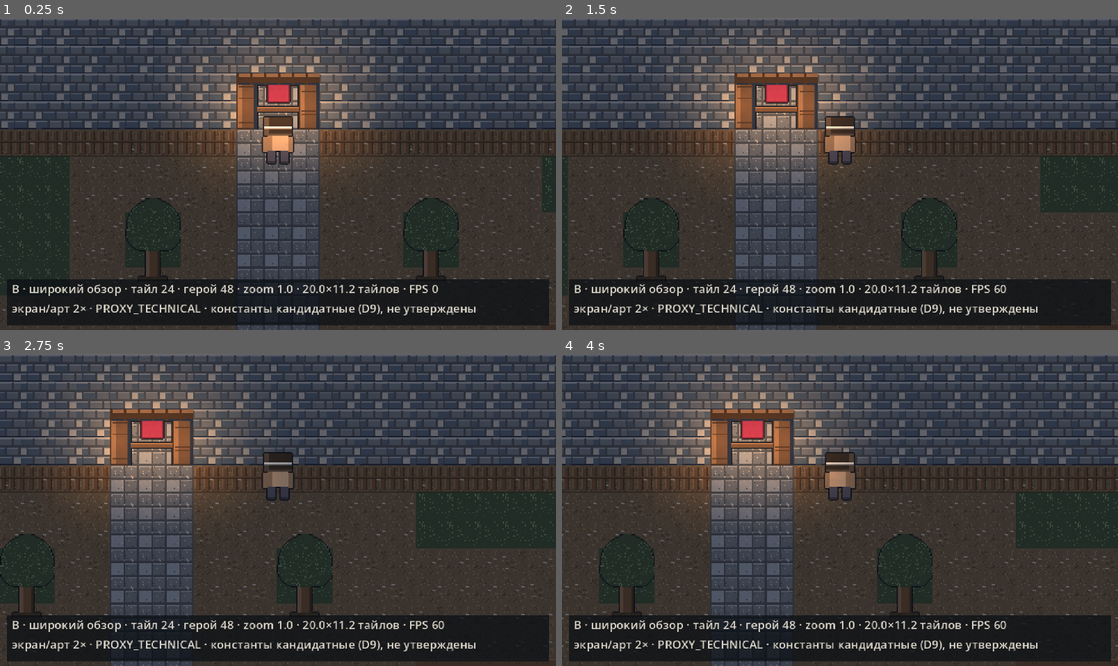
Above: before the commit, frames 1-4 (two rows, left to right).
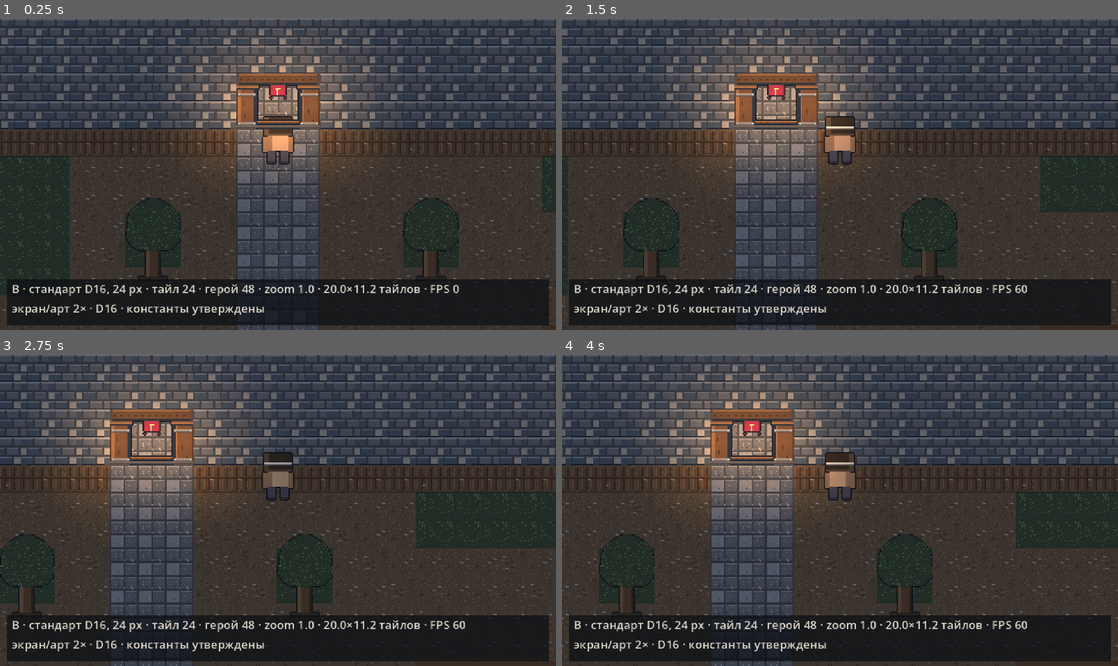
Above: after the commit, the same moments.

Repository: alfuwerce-art/rogalik
Game: Godot game, scene res://scenes/location.tscn
The game is run twice, just before and just after one commit, with the same random seed, the same clock (stepped at 60 frames per second) and the same inputs.
Inputs (mouse positions are in pixels of both pictures, inside the frame that each line leads up to):
- Up to frame 1 (0.25 s): no input
- Up to frame 2 (1.5 s): tap Enter at 0.5 s; move the mouse to (962, 158) at 0.52 s; hold D 0.53-1.25 s; tap B at 0.6 s; click (962, 158) at 0.67 s; tap Space at 0.77 s; drag from (728, 189) to (812, 236) at 1.27 s
- Up to frame 3 (2.75 s): tap Space at 2 s; move the mouse to (333, 441) at 2.02 s; hold D from 2.03 s (still down); tap E at 2.1 s
- Up to frame 4 (4 s): release D at 2.75 s; drag from (812, 572) to (673, 463) at 2.77 s; tap Enter at 3.5 s; move the mouse to (1006, 556) at 3.52 s; hold A from 3.53 s (still down); tap G at 3.6 s; tap Space at 3.77 s

The runs differ from the first frame. In frame 1, 3.7% of the frame differs, in the area x 5-86%, y 17-96%; in frame 2, 3.7%; in frame 3, 3.7%; in frame 4, 3.7%.

Commit message:
feat(stage2): approve pixel constants (D16) and first pixel pass on the gate (task 2.3)
D16: the owner approved profile B as the production pixel standard - tile 24 px,
hero 48 px, camera zoom 1.0, 4 directions, 480x270 logical, 960x540 test window
(2x). D9 stays in the journal with a note that its deferred choice is fulfilled.
PixelProfiles now exposes APPROVED_ID/approved, the default run prints
CONSTANTS ... status=APPROVED source=D16, and profiles A/C are diagnostic only.

Gate art rebuilt on the 24 px grid: beam with a carved band and iron end caps,
posts with capitals, bolted iron bands and stone footings, banner with a V-notch
and a gold mark, stone sill. Size (72x48), post width (18 px), the passage,
post collisions, overhead fade and the night lighting are unchanged. Gate is
ASSET_DRAFT, location remains a candidate (D10).

Verified: 4/4 scripts valid, headless import clean, GATE_ENTERED +
OVERHEAD_FADE + PLAYER_BLOCKED collider=Obstacles on the centre pass,
PLAYER_BLOCKED collider=GatePostLeft on the diagonal into the post, pixel check
0/108480 mixed blocks on the after and under-arch frames, 177-181 fps.

Report: reports/stage2_task23_report.md

Diff:
--- a/game/prototype/scripts/world/location.gd
+++ b/game/prototype/scripts/world/location.gd
@@ -78,6 +78,12 @@
 	_profile = PixelProfiles.get_profile(requested)
 	_tile_px = int(_profile["tile_px"])
 	print(PixelProfiles.describe(_profile))
+	print(PixelProfiles.constants_summary(_profile))
+	if not PixelProfiles.is_approved(_profile):
+		print(
+			"DIAGNOSTIC_PROFILE id=%s: профиль не является стандартом D16 и не используется для производства арта"
+			% _profile["id"]
+		)
 
 	_build_layers()
 	_spawn_player()
@@ -227,8 +233,13 @@
 	var post_w := tile * 0.75
 	var gate_h := tile * float(LocationLayout.GATE_SIZE_CELLS.y)
 	var gate_left := Vector2(LocationLayout.GATE_CELL) * tile
-	_add_static_rect(Vector2(gate_left.x + post_w * 0.5, gate_left.y + gate_h * 0.5), Vector2(post_w, gate_h))
 	_add_static_rect(
+		"GatePostLeft",
+		Vector2(gate_left.x + post_w * 0.5, gate_left.y + gate_h * 0.5),
+		Vector2(post_w, gate_h)
+	)
+	_add_static_rect(
+		"GatePostRight",
 		Vector2(gate_left.x + tile * float(LocationLayout.GATE_SIZE_CELLS.x) - post_w * 0.5, gate_left.y + gate_h * 0.5),
 		Vector2(post_w, gate_h)
 	)
@@ -245,6 +256,7 @@
 		overhead.add_child(tree)
 		# Ствол перекрывает перемещение, крона — нет.
 		_add_static_rect(
+			"TreeTrunk_%d_%d" % [cell.x, cell.y],
 			Vector2(cell.x + 1.0, cell.y + 0.62) * tile,
 			Vector2(tile * 0.7, tile * 0.6)
 		)
@@ -275,8 +287,9 @@
 	print("GATE_ENTERED body=%s x=%.1f y=%.1f" % [body.name, body.global_position.x, body.global_position.y])
 
 
-func _add_static_rect(center: Vector2, size: Vector2) -> void:
+func _add_static_rect(node_name: String, center: Vector2, size: Vector2) -> void:
 	var body := StaticBody2D.new()
+	body.name = node_name
 	body.collision_layer = 1
 	body.collision_mask = 0
 	var shape := CollisionShape2D.new()
--- a/game/prototype/scripts/world/pixel_profiles.gd
+++ b/game/prototype/scripts/world/pixel_profiles.gd
@@ -1,11 +1,15 @@
 class_name PixelProfiles
 extends RefCounted
-## Кандидатные пиксельные константы для решения D9 (Этап 2, задача 2.1).
+## Пиксельные константы локации (Этап 2).
 ##
-## ВАЖНО: ни один набор НЕ утверждён владельцем. Значения остаются TEMPORARY,
-## пока владелец не выберет вариант (D9). Наборы отличаются размером тайла,
-## высотой спрайта героя и масштабом камеры; сетка кадров и игровое разрешение
-## остаются общими, поэтому кадры сравнения снимаются с одной и той же сцены.
+## Решением владельца **D16 (2026-10-25)** утверждён производственный стандарт —
+## профиль **B**: тайл 24 px, герой 48 px, камера zoom 1.0, 4 направления,
+## логическое разрешение 480×270 (тестовое окно 960×540, масштаб арта 2×).
+## Он используется при обычном запуске и является основным.
+##
+## Профили A (16 px / zoom 2) и C (32 px / zoom 1) сохранены только как
+## **диагностические**: они нужны для проверки поведения сетки и масштаба,
+## но для производства арта не используются (D16).
 ##
 ## Производные величины при окне 960x540 (масштаб окна x2, viewport 480x270):
 ##   пикселей экрана на пиксель арта = camera_zoom * WINDOW_SCALE (всегда целое);
@@ -14,13 +18,17 @@
 const VIEWPORT := Vector2i(480, 270)
 const WINDOW_SCALE := 2
 const HERO_FRAMES := 4
-const DEFAULT_ID := "b"
+## Утверждённый решением D16 профиль — основной игровой стандарт.
+const APPROVED_ID := "b"
+## Профиль обычного запуска: совпадает с утверждённым.
+const DEFAULT_ID := APPROVED_ID
 
 const PROFILES := [
 	{
 		"id": "a",
-		"label": "A · близкая камера, крупный пиксель (16 px)",
-		"short_label": "A · крупный пиксель",
+		"label": "A · диагностика: крупный пиксель (16 px)",
+		"short_label": "A · диагностика 16 px",
+		"approved": false,
 		"tile_px": 16,
 		"hero_height_px": 32,
 		"camera_zoom": 2.0,
@@ -32,8 +40,9 @@
 	},
 	{
 		"id": "b",
-		"label": "B · широкий обзор, средний пиксель (24 px)",
-		"short_label": "B · широкий обзор",
+		"label": "B · УТВЕРЖДЁННЫЙ СТАНДАРТ (D16): тайл 24 px",
+		"short_label": "B · стандарт D16, 24 px",
+		"approved": true,
 		"tile_px": 24,
 		"hero_height_px": 48,
 		"camera_zoom": 1.0,
@@ -45,8 +54,9 @@
 	},
 	{
 		"id": "c",
-		"label": "C · детальная графика, тайл 32 px",
-		"short_label": "C · детальная графика",
+		"label": "C · диагностика: детальная графика (32 px)",
+		"short_label": "C · диагностика 32 px",
+		"approved": false,
 		"tile_px": 32,
 		"hero_height_px": 64,
 		"camera_zoom": 1.0,
@@ -57,6 +67,10 @@
 		"gate": "res://art/props/gate_32.png",
 	},
 ]
+
+
+static func is_approved(profile: Dictionary) -> bool:
+	return bool(profile.get("approved", false))
 
 
 static func ids() -> PackedStringArray:
@@ -87,15 +101,37 @@
 static func describe(profile: Dictionary) -> String:
 	var tiles := visible_tiles(profile)
 	return (
-		"PROFILE_READY id=%s tile_px=%d hero_height_px=%d zoom=%.1f directions=%d visible_tiles=%.2fx%.2f screen_px_per_art_px=%d"
+		"PROFILE_READY id=%s approved=%s tile_px=%d hero_height_px=%d zoom=%.1f directions=%d visible_tiles=%.2fx%.2f screen_px_per_art_px=%d"
 		% [
 			profile["id"],
+			"YES" if is_approved(profile) else "NO (diagnostic)",
 			profile["tile_px"],
 			profile["hero_height_px"],
 			profile["camera_zoom"],
 			profile["directions"],
 			tiles.x,
 			tiles.y,
+			int(screen_px_per_art_px(profile)),
+		]
+	)
+
+
+## Строка подтверждения стандарта: печатается при запуске, чтобы проверка
+## не зависела от чтения кода.
+static func constants_summary(profile: Dictionary) -> String:
+	return (
+		"CONSTANTS profile=%s status=%s tile_px=%d hero_height_px=%d camera_zoom=%.1f directions=%d viewport=%dx%d window=%dx%d scale=%dx source=D16"
+		% [
+			profile["id"],
+			"APPROVED" if is_approved(profile) else "DIAGNOSTIC",
+			profile["tile_px"],
+			profile["hero_height_px"],
+			profile["camera_zoom"],
+			profile["directions"],
+			VIEWPORT.x,
+			VIEWPORT.y,
+			VIEWPORT.x * WINDOW_SCALE,
+			VIEWPORT.y * WINDOW_SCALE,
 			int(screen_px_per_art_px(profile)),
 		]
 	)
@@ -115,12 +151,15 @@
 			fps,
 		]
 	)
+	var scale_line := (
+		"экран/арт %d× · D16 · константы утверждены"
+		% int(screen_px_per_art_px(profile))
+		if is_approved(profile)
+		else "экран/арт %d× · ДИАГНОСТИЧЕСКИЙ профиль, не для арта (D16)" % int(screen_px_per_art_px(profile))
+	)
 	if probe:
 		return (
-			"%s\nПРОБА БОЕВОГО ПРОСТРАНСТВА · маркеры — PROXY_TECHNICAL, не враги и не механика\nромб 1.8т · круг 4.5т · крест 7т · экран/арт %d× · константы кандидатные (D9)"
-			% [first, int(screen_px_per_art_px(profile))]
+			"%s\nПРОБА БОЕВОГО ПРОСТРАНСТВА · маркеры — PROXY_TECHNICAL, не враги и не механика\n%s · ромб 1.8т · круг 4.5т · крест 7т"
+			% [first, scale_line]
 		)
-	return (
-		"%s\nэкран/арт %d× · PROXY_TECHNICAL · константы кандидатные (D9), не утверждены"
-		% [first, int(screen_px_per_art_px(profile))]
-	)
+	return "%s\n%s" % [first, scale_line]
--- a/game/prototype/scripts/world/player_world.gd
+++ b/game/prototype/scripts/world/player_world.gd
@@ -69,10 +69,15 @@
 	if _auto != Vector2.ZERO and not _blocked_reported and get_slide_collision_count() > 0:
 		if absf(global_position.x - _start.x) + absf(global_position.y - _start.y) > 4.0:
 			_blocked_reported = true
-			var normal := get_slide_collision(0).get_normal()
+			var collision := get_slide_collision(0)
+			var normal := collision.get_normal()
+			var collider := collision.get_collider()
+			var collider_name := "none"
+			if collider != null and collider is Node:
+				collider_name = (collider as Node).name
 			print(
-				"PLAYER_BLOCKED x=%.1f y=%.1f normal=(%.2f,%.2f)"
-				% [global_position.x, global_position.y, normal.x, normal.y]
+				"PLAYER_BLOCKED x=%.1f y=%.1f normal=(%.2f,%.2f) collider=%s"
+				% [global_position.x, global_position.y, normal.x, normal.y, collider_name]
 			)
 
 	_report_time += delta
Binary file changed: game/prototype/art/props/gate_16.png
Binary file changed: game/prototype/art/props/gate_24.png
Binary file changed: game/prototype/art/props/gate_32.png
Not shown, changed: docs/DECISIONS.md
Not shown, changed: docs/DEVELOPMENT_PLAN.md
Not shown, changed: docs/PIXEL_ART_STYLE_GUIDE.md
Not shown, changed: docs/progress/PROJECT_STATE.md
Not shown, changed: docs/progress/STAGE_02.md
Not shown, changed: reports/stage2_2_1_assets_preview.png
Not shown, added: reports/stage2_2_3_gate_after.png
Not shown, added: reports/stage2_2_3_gate_after_zoom.png
Not shown, added: reports/stage2_2_3_gate_before.png
(and 6 more such lines)
